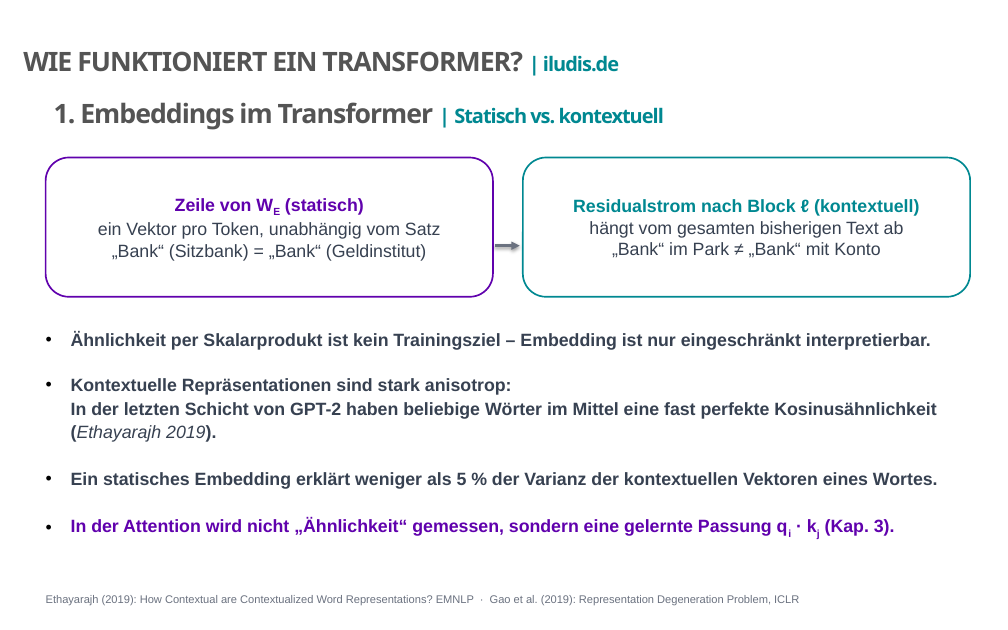
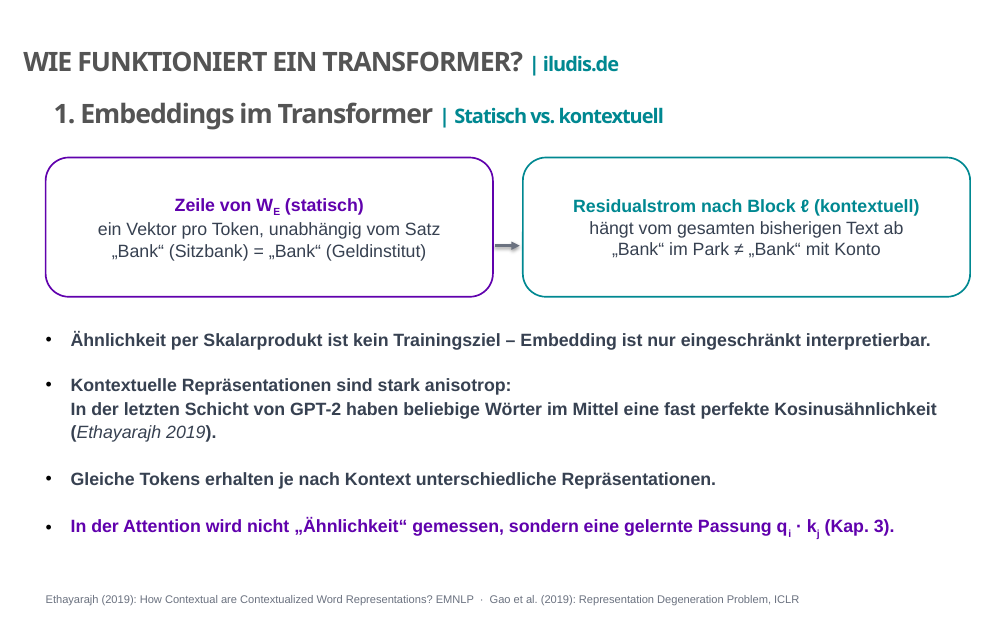
Before and after one commit to iludis52/DQR6_Material, a slide deck: slide 14 of M2a_Transformer/Dokumente/GPT_Vortrag_Version2026_rev.pptx. Drawn at 1008x630 pixels with LibreOffice and Linux fonts; fonts in the diff are those of the drawing; background and template pictures are left out. Boxes give left, top, right and bottom in pixels: in the first picture for what was removed or moved away, otherwise in the second. Text is boxed around its words. In the diff, an @@ line names an element or a change of style, - is before the commit and + after.

```diff
--- a/M2a_Transformer/Dokumente/GPT_Vortrag_Version2026_rev.pptx
+++ b/M2a_Transformer/Dokumente/GPT_Vortrag_Version2026_rev.pptx
@@ text at bbox=[71, 472, 717, 489]: text changed @@
-• Ein statisches Embedding erklärt weniger als 5 % der Varianz der kontextuellen Vektoren eines Wortes.
+• Gleiche Tokens erhalten je nach Kontext unterschiedliche Repräsentationen.
```
Also in this commit, not shown: 9 other slides changed, 22 other files.
